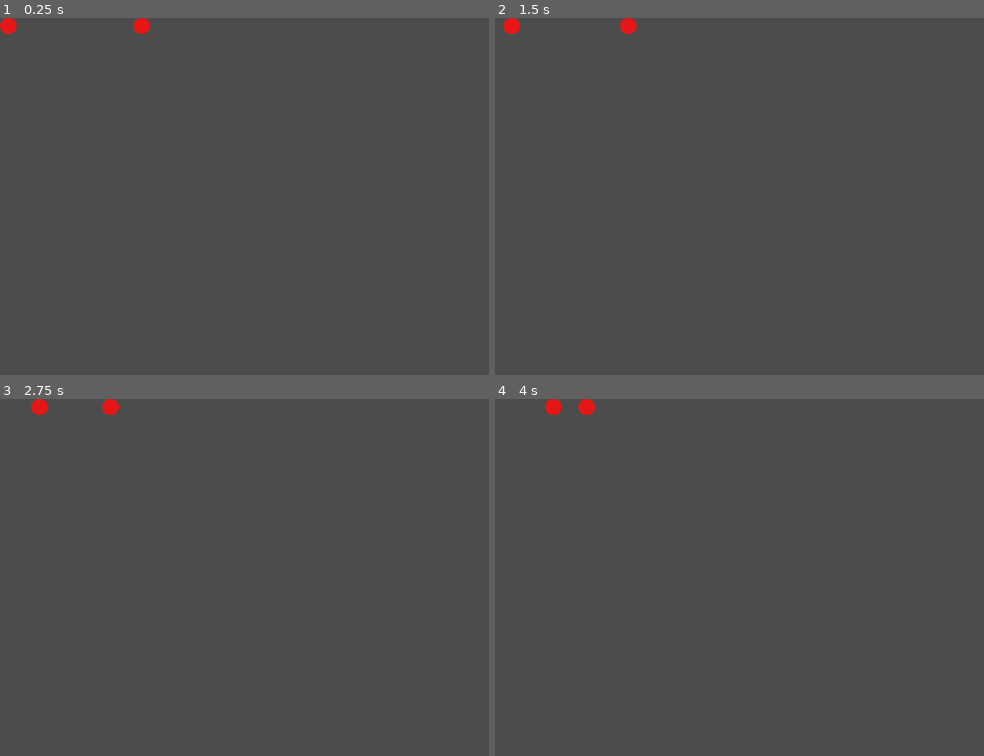
Above: before the commit, frames 1-4 (two rows, left to right).
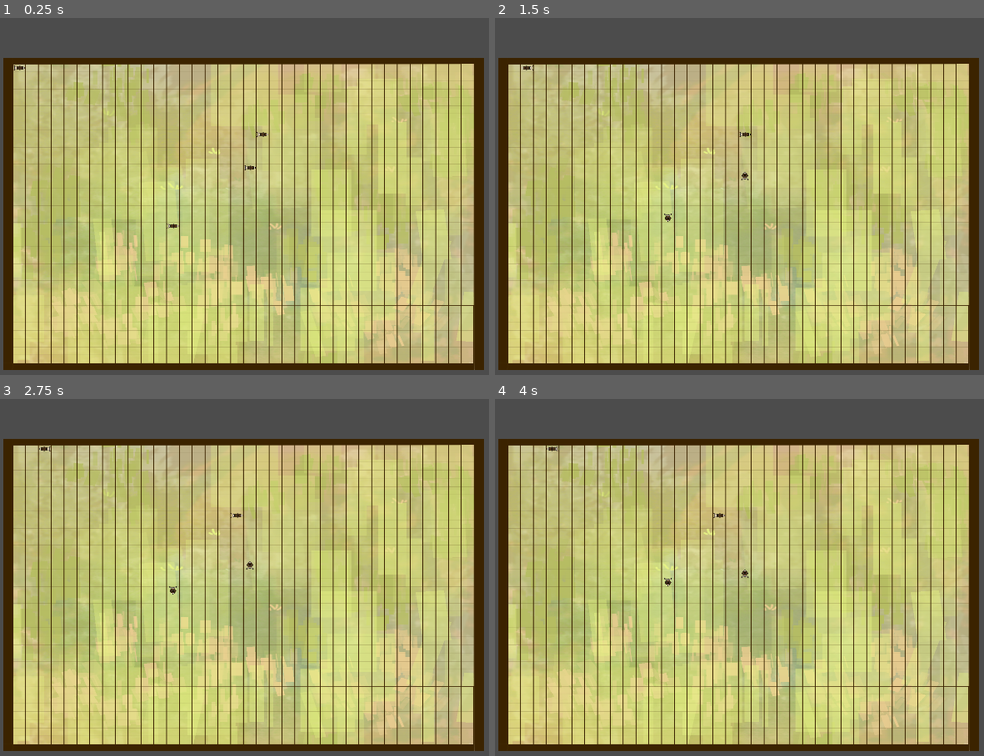
Above: after the commit, the same moments.

Repository: RNairn01/LD-51
Game: Godot game, scene res://scenes/screens/play_screen.tscn
The game is run twice, just before and just after one commit, with the same random seed, the same clock (stepped at 60 frames per second) and the same inputs.
Inputs:
- Up to frame 1 (0.25 s): no input
- Up to frame 2 (1.5 s): tap Enter at 0.5 s
- Up to frame 3 (2.75 s): no input
- Up to frame 4 (4 s): no input

The runs differ from the first frame. In frame 1, 86% of the frame differs, in the area x 0-99%, y 0-99%; in frame 2, 86%; in frame 3, 86%; in frame 4, 86%.

Commit message:
Add background grid, basic snail sprite and direction changing of sprite

Diff:
--- a/scenes/screens/play_screen.tscn
+++ b/scenes/screens/play_screen.tscn
@@ -1,18 +1,37 @@
-[gd_scene load_steps=2 format=2]
+[gd_scene load_steps=3 format=2]
 
 [ext_resource path="res://scenes/snails/snail_normal.tscn" type="PackedScene" id=1]
+[ext_resource path="res://assets/sprites/background_with_grid.png" type="Texture" id=2]
 
 [node name="Node2D" type="Node2D"]
+
+[node name="BackgroundWithGrid" type="Sprite" parent="."]
+position = Vector2( 576, 576 )
+texture = ExtResource( 2 )
+__meta__ = {
+"_edit_lock_": true
+}
 
 [node name="GlobalTimer" type="Timer" parent="."]
 autostart = true
 
 [node name="Camera2D" type="Camera2D" parent="."]
-anchor_mode = 0
+position = Vector2( 800, 544 )
 current = true
+zoom = Vector2( 1.3, 2 )
+drag_margin_h_enabled = true
+drag_margin_v_enabled = true
 
 [node name="SnailNormal" parent="." instance=ExtResource( 1 )]
 
 [node name="SnailNormal2" parent="." instance=ExtResource( 1 )]
-position = Vector2( 256, 0 )
+position = Vector2( 608, 256 )
 snail_direction = Vector2( -1, 0 )
+
+[node name="SnailNormal3" parent="." instance=ExtResource( 1 )]
+position = Vector2( 384, 608 )
+snail_direction = Vector2( 0, -1 )
+
+[node name="SnailNormal4" parent="." instance=ExtResource( 1 )]
+position = Vector2( 576, 384 )
+snail_direction = Vector2( 0, 1 )
--- a/scenes/snails/snail_normal.tscn
+++ b/scenes/snails/snail_normal.tscn
@@ -1,6 +1,6 @@
 [gd_scene load_steps=4 format=2]
 
-[ext_resource path="res://assets/sprites/test_snail.png" type="Texture" id=1]
+[ext_resource path="res://assets/sprites/normal_snail.png" type="Texture" id=1]
 [ext_resource path="res://scripts/snail_controller.gd" type="Script" id=2]
 
 [sub_resource type="RectangleShape2D" id=1]
@@ -9,9 +9,9 @@
 [node name="SnailNormal" type="Area2D"]
 script = ExtResource( 2 )
 
-[node name="SnailNormalSprite" type="Sprite" parent="."]
+[node name="SnailSprite" type="Sprite" parent="."]
+position = Vector2( 16, 16 )
 texture = ExtResource( 1 )
-centered = false
 
 [node name="CollisionShape2D" type="CollisionShape2D" parent="."]
 position = Vector2( 16, 16 )
--- a/scripts/snail_controller.gd
+++ b/scripts/snail_controller.gd
@@ -3,6 +3,7 @@
 var tile_size = 32
 onready var timer = get_node("/root/Node2D/GlobalTimer")
 onready var tween = $Tween
+onready var sprite = $SnailSprite
 export var tween_speed = 3
 export var snail_speed = 1
 export var snail_size = 1
@@ -10,21 +11,34 @@
 
 func _ready():
 	timer.connect("timeout", self, "_on_tick")
-    # This could be done in the editor but I think it's more descriptive in code.
+	# This could be done in the editor but I think it's more descriptive in code.
 	self.connect("area_entered", self, "_on_collide")
 
 func _on_tick():
 	print("tick")
 	var move_target = position + snail_speed * snail_direction * tile_size
+	set_sprite_facing(snail_direction)
 	move_tween(move_target)
 
 func _on_collide(area: Area2D):
 	print("collide" + "-" + area.name)
 
+func set_sprite_facing(direction: Vector2):
+	match (direction):
+		Vector2.UP:
+			sprite.rotation_degrees = 90
+		Vector2.DOWN:
+			sprite.rotation_degrees = -90
+		Vector2.RIGHT:
+			sprite.flip_h = true
+		Vector2.LEFT:
+			sprite.flip_h = false
+
+
 func move_tween(target):
 	tween.interpolate_property(self, "position",
 		position, target,
-		1.0/snail_speed, Tween.TRANS_SINE, Tween.EASE_IN_OUT)
+		1.0/tween_speed, Tween.TRANS_SINE, Tween.EASE_IN_OUT)
 	tween.start()
 
 # Called every frame. 'delta' is the elapsed time since the previous frame.
Binary file added: assets/sprites/background_with_grid.png
Not shown, added: assets/sprites/background_with_grid.png.import
Binary file added: assets/sprites/normal_snail.png
Not shown, added: assets/sprites/normal_snail.png.import
